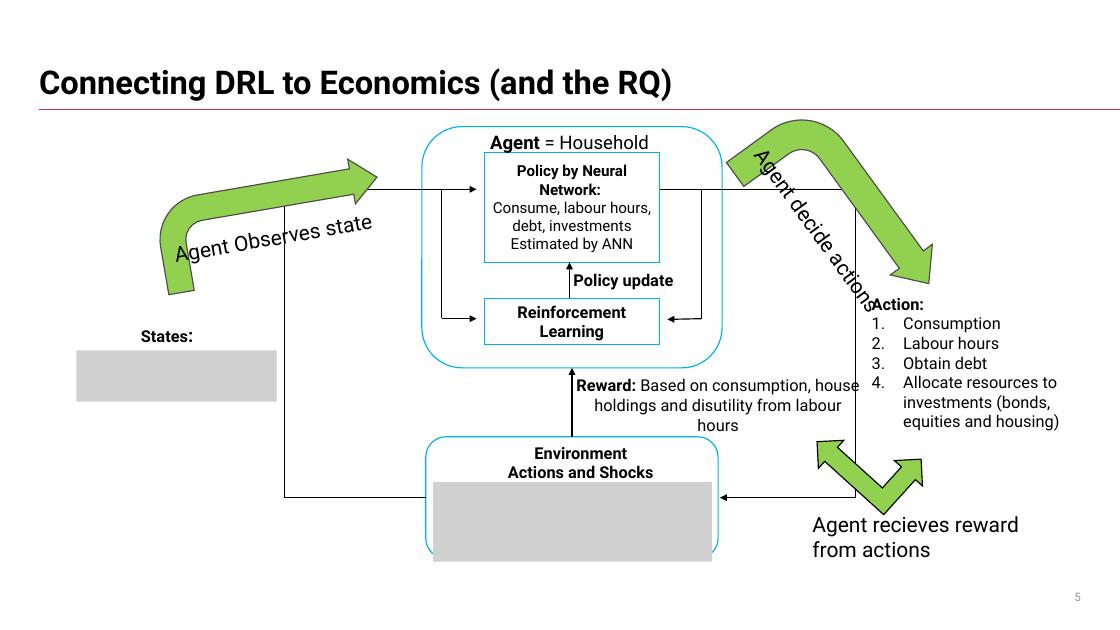
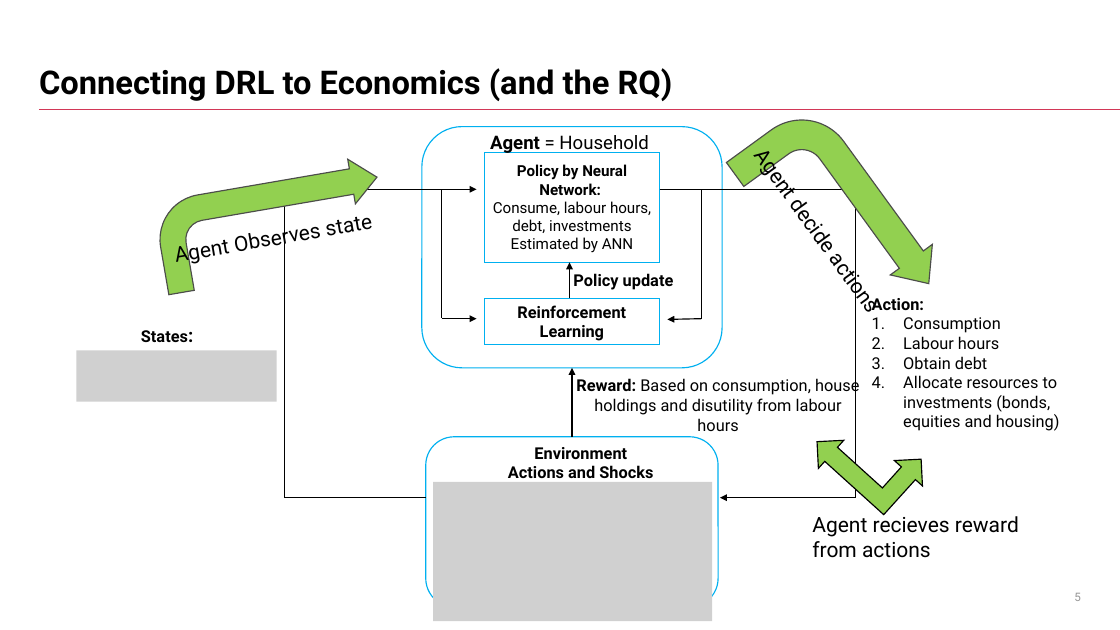
Before and after one commit to jvj-codes/mp_dl_thesis, a slide deck: slide 5 of PresentationNB/The Transmission of Monetary Policy to Household Wealth.pptx. Drawn at 1120x630 pixels with LibreOffice and Linux fonts; fonts in the diff are those of the drawing; grey boxes stand for pictures; background and template pictures are left out. Boxes give left, top, right and bottom in pixels: in the first picture for what was removed or moved away, otherwise in the second. Text is boxed around its words. In the diff, an @@ line names an element or a change of style, - is before the commit and + after.

Commit message:
ppx final

```diff
--- a/PresentationNB/The Transmission of Monetary Policy to Household Wealth.pptx
+++ b/PresentationNB/The Transmission of Monetary Policy to Household Wealth.pptx
@@ rounded rectangle: place and size @@
-rounded rectangle at bbox=[426, 437, 718, 559]
+rounded rectangle at bbox=[426, 437, 718, 607]
@@ picture: place and size @@
-picture at bbox=[434, 482, 712, 562]
+picture at bbox=[434, 482, 712, 622]
```
